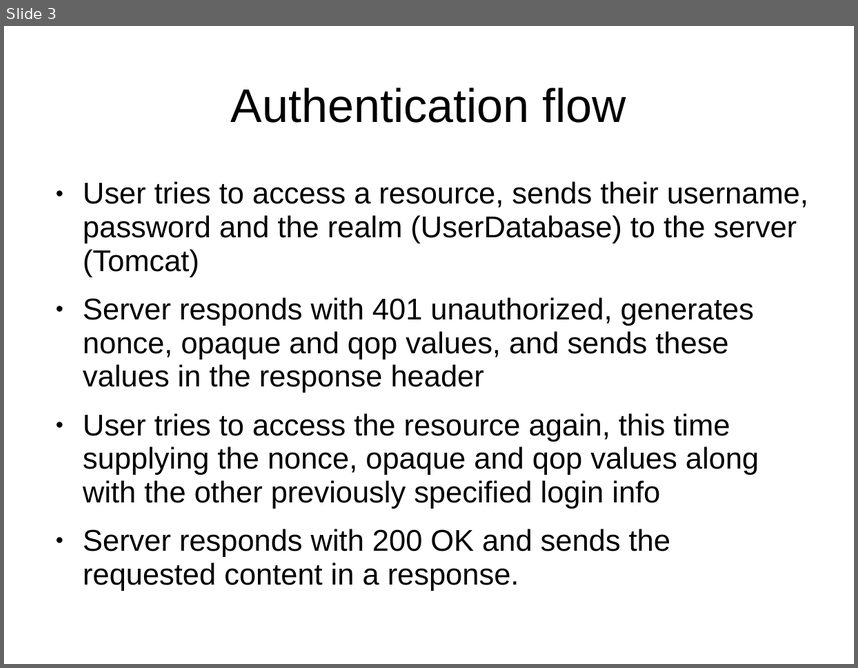
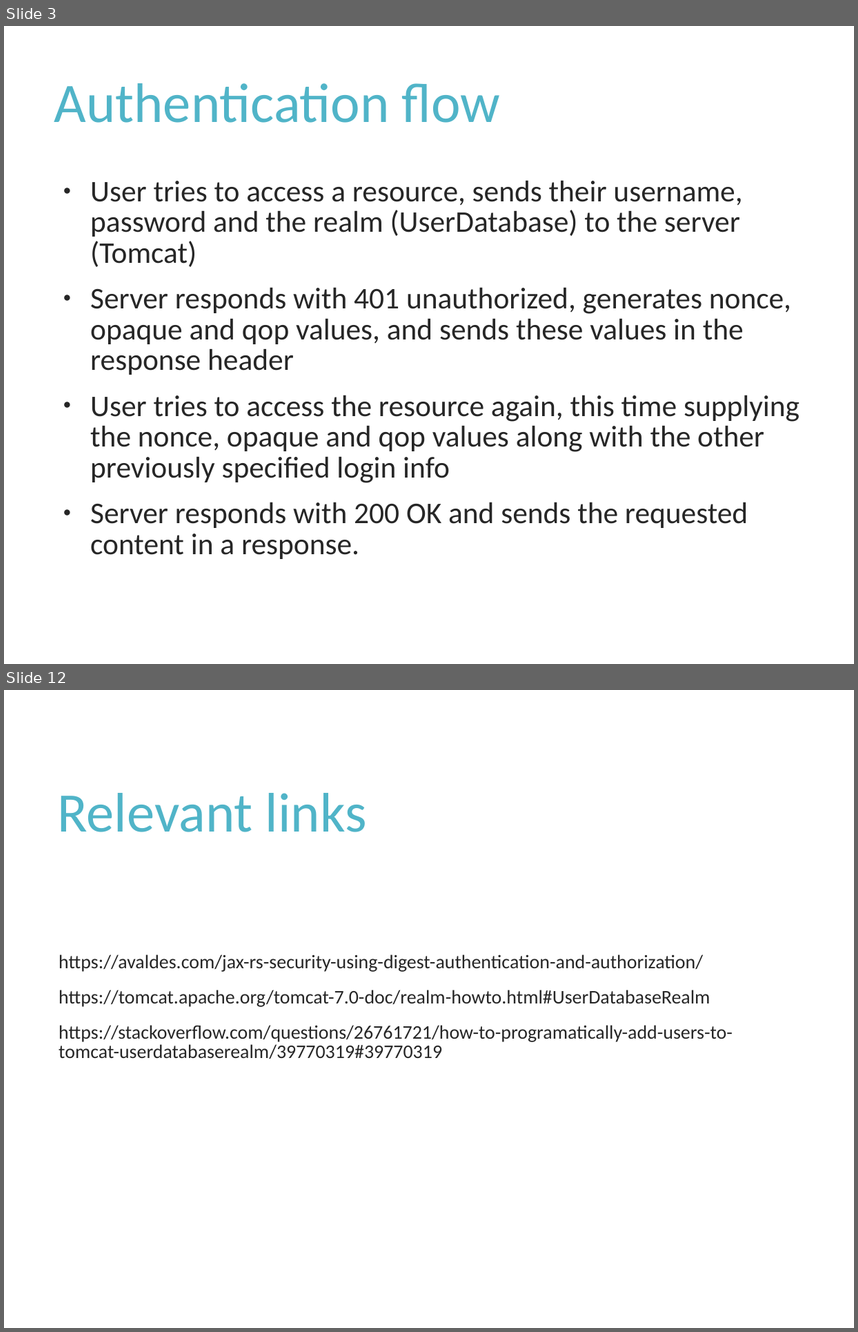
Before and after one commit to Rampastring/ties4560, a slide deck: Task-4/task4.ppt. Shown one above the other, each under a label of ours: slide 3 before the commit, slides 3 and 12 after it; the slides between them are not shown. The pictures are 858x668 and 858x1332 pixels, drawn with LibreOffice and Linux fonts; fonts in the diff are those of the drawing. Boxes give left, top, right and bottom in pixels: in the first picture for what was removed or moved away, otherwise in the second. Text is boxed around its words. In the diff, an @@ line names an element or a change of style, - is before the commit and + after.

```diff
--- a/Task-4/task4.ppt
+++ b/Task-4/task4.ppt
@@ slide 12 added at box(4, 690, 854, 1328), background #FFFFFF @@
@@ title added at box(57, 793, 367, 832), 52 pt, text #50B4C8 @@
+Relevant links
@@ text added at box(59, 954, 733, 1058), 18 pt, text #262626 @@
+https://avaldes.com/jax-rs-security-using-digest-authentication-and-authorization/
+https://tomcat.apache.org/tomcat-7.0-doc/realm-howto.html#UserDatabaseRealm
+https://stackoverflow.com/questions/26761721/how-to-programatically-add-users-to-tomcat-userdatabaserealm/39770319#39770319
@@ slide 3 changed as well @@
@@ title "Authentication flow" at box(54, 83, 500, 123): size 44 to 52 pt, font Arial to Calibri, text colour #000000 to #50B4C8; alignment centre to left; line spacing 0.93 to 0.9 @@
@@ text "User tries to access a ..." at box(90, 180, 800, 559): font Arial to Calibri, text colour #000000 to #262626; line spacing 0.93 to 0.85; bullet colour #000000 to #262626 @@
```
Also in this commit, not shown: 2 other slides changed, 8 other slides added.
